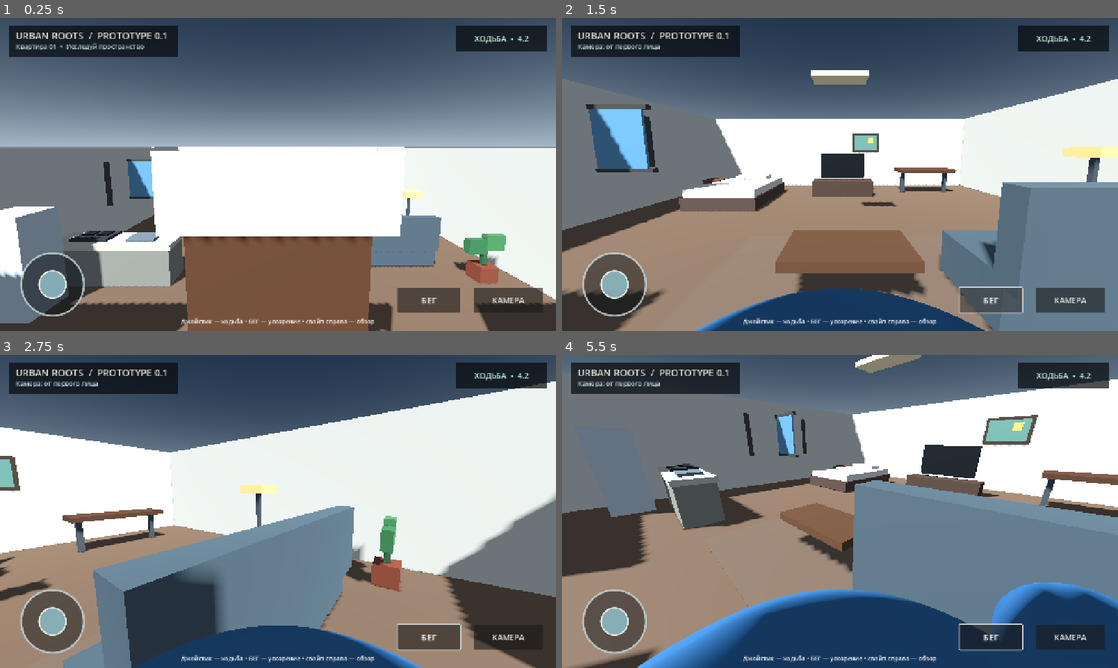
Above: before the commit, frames 1-4 (two rows, left to right).
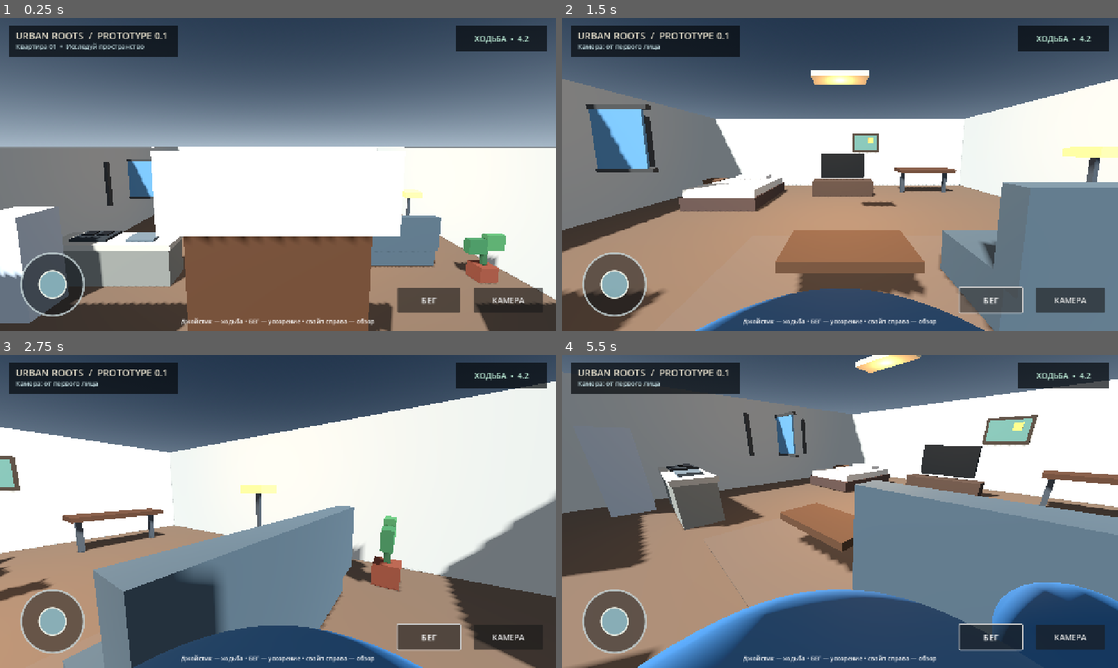
Above: after the commit, the same moments.

Repository: filesgloom-png/URBAN-ROOTS
Game: Godot game, scene res://scenes/main.tscn
The game is run twice, just before and just after one commit, with the same random seed, the same clock (stepped at 60 frames per second) and the same inputs.
Inputs (mouse positions are in pixels of both pictures, inside the frame that each line leads up to):
- Up to frame 1 (0.25 s): no input
- Up to frame 2 (1.5 s): click "КАМЕРА" at 0.5 s; click "БЕГ" at 1.25 s
- Up to frame 3 (2.75 s): tap Enter at 2 s; drag from (50, 621) to (333, 442) at 2.02 s
- Up to frame 4 (5.5 s): drag from (728, 527) to (812, 574) at 2.77 s; tap Space at 3.5 s; move the mouse to (895, 442) at 3.52 s; hold D (move_right) 3.53-4.25 s; tap V at 3.6, 5.1 s; drag from (812, 574) to (673, 464) at 4.27 s; tap Enter at 5 s; move the mouse to (1006, 558) at 5.02 s; hold A (move_left) from 5.03 s (still down)

The runs differ from the first frame. In frame 1, less than 0.1% of the frame differs, in the area x 32-33%, y 69-72%; in frame 2, 11%, in the area x 28-72%, y 18-95%; in frame 3, 1.7%; in frame 4, 4.0%.

Commit message:
Add warm ceiling lighting to apartment

Diff:
--- a/scripts/main.gd
+++ b/scripts/main.gd
@@ -129,6 +129,14 @@
 	_box(self, "StoveBurnerRight", Vector3(0.26, 0.025, 0.26), Vector3(-4.27, 1.095, 2.38), Color(0.08, 0.09, 0.1), false)
 	_box(self, "SinkBasin", Vector3(0.65, 0.06, 0.45), Vector3(-3.25, 1.04, 2.48), Color(0.38, 0.43, 0.45), false)
 	_box(self, "CeilingLight", Vector3(1.0, 0.08, 0.45), Vector3(0, 3.0, -0.2), Color(0.94, 0.84, 0.64), false)
+	var ceiling_glow := OmniLight3D.new()
+	ceiling_glow.name = "WarmCeilingGlow"
+	ceiling_glow.position = Vector3(0, 2.85, -0.2)
+	ceiling_glow.light_color = Color(1.0, 0.78, 0.52)
+	ceiling_glow.light_energy = 1.15
+	ceiling_glow.omni_range = 8.0
+	ceiling_glow.shadow_enabled = false
+	add_child(ceiling_glow)
 
 func _build_player() -> void:
 	player = CharacterBody3D.new()
